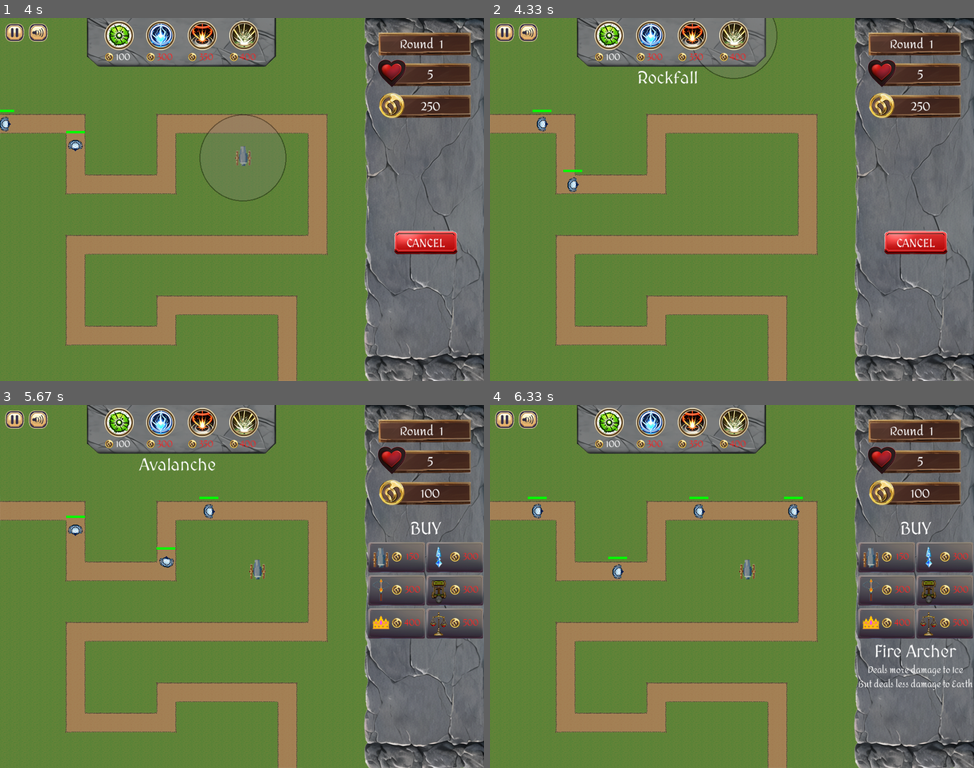
Above: before the commit, frames 1-4 (two rows, left to right).
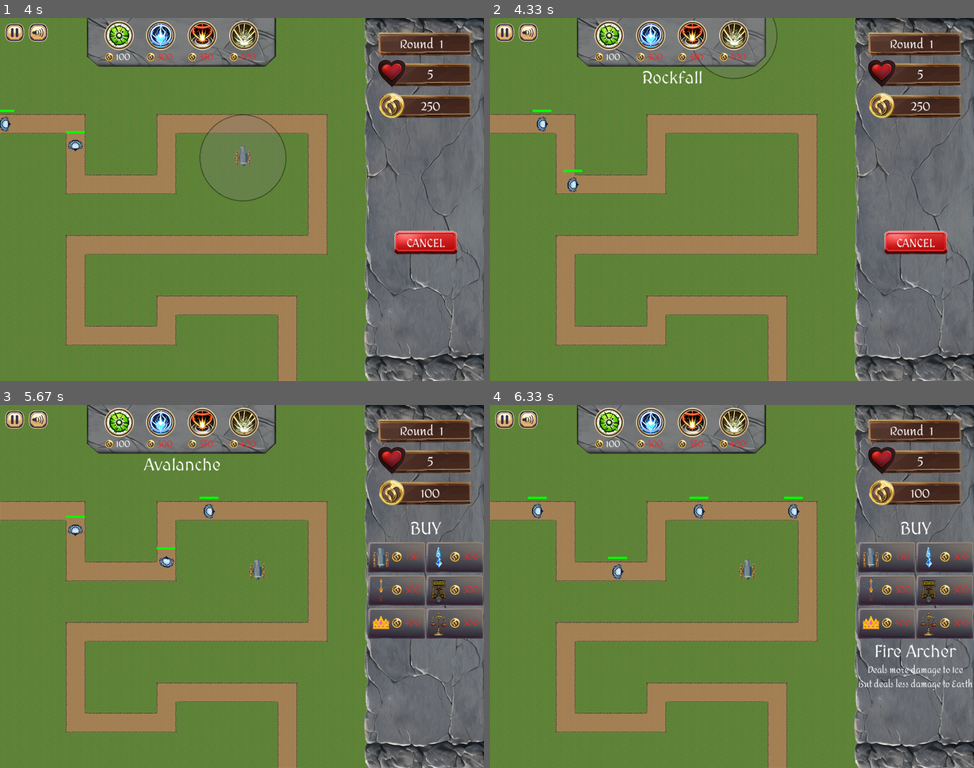
Above: after the commit, the same moments.

Repository: peter5454/PyGame
Game: pygame game, started from main.py
The game is run twice, just before and just after one commit, with the same random seed, the same clock (stepped at 60 frames per second) and the same inputs.
Inputs (mouse positions are in pixels of both pictures, inside the frame that each line leads up to):
- Up to frame 1 (4 s): click (242, 199) at 0.38 s; click "300" at 0.72 s; click "100" at 1.05 s; click (300, 232) at 1.38 s; click "START ROUND" at 1.72 s; click "400" at 2.05 s; click (159, 36) at 2.38 s; click (174, 123) at 2.72 s; click (367, 166) at 3.05 s; click (14, 32) at 3.38 s; click "RESUME" at 3.88 s
- Up to frame 2 (4.33 s): click "400" at 4.22 s
- Up to frame 3 (5.67 s): click (261, 571) at 4.55 s; click "300" at 4.88 s; click (169, 691) at 5.22 s; click (159, 423) at 5.55 s
- Up to frame 4 (6.33 s): click (654, 466) at 5.88 s; click (901, 582) at 6.22 s

Frame 1 is identical in both runs. In frame 2, 0.2% of the frame differs, in the area x 30-44%, y 14-19%; in frame 3, 0.3%, in the area x 28-46%, y 14-19%; in frame 4, nothing differs.

Commit message:
Add hover on save and load
Also center ability texts

Diff:
--- a/enemy.py
+++ b/enemy.py
@@ -20,6 +20,7 @@
         self.image = pg.transform.rotate(self.original_image, self.angle)
         self.rect = self.image.get_rect()
         self.rect.center = self.pos
+        self.type = ENEMY_DATA.get(enemy_type)["type"]
 
     def update(self, world):
         self.move(world)
@@ -65,6 +66,10 @@
             world.killed_enemies += 1
             #where money used to update
             self.kill()
+            if self.type == "golem":
+                world.points += 1
+            elif self.type == "giant":
+                world.points += 5
 
     def get_coords(self):
         return self.pos.x,self.pos.y
--- a/enemy_data.py
+++ b/enemy_data.py
@@ -54,31 +54,37 @@
     "ice_golem": {
         "health": 4,
         "element": "I",
-        "speed": 5
+        "speed": 5,
+        "type": "golem"
     },
     "fire_golem": {
         "health": 5,
         "element": "F",
-        "speed": 8
+        "speed": 8,
+        "type": "golem"
     },
     "earth_golem": {
         "health": 15,
         "element": "E",
-        "speed": 1.5
+        "speed": 1.5,
+        "type": "golem"
     },
     "ice_giant": {
         "health": 50,
         "element": "I",
-        "speed": 1.5
+        "speed": 1.5,
+        "type": "giant"
     },
     "fire_giant": {
         "health": 25,
         "element": "F",
-        "speed": 2
+        "speed": 2,
+        "type": "giant"
     },
     "earth_giant": {
         "health": 75,
         "element": "E",
-        "speed": 1
+        "speed": 1,
+        "type": "giant"
     }
 }
--- a/main.py
+++ b/main.py
@@ -38,7 +38,6 @@
 active_airstrike = None
 paused = False
 counter = 0
-save_error = False
 menu_counter = 0
 muted = False
 buy_round_song = False
@@ -150,7 +149,7 @@
 #selected tower
 cancel_button = Button(c.SCREEN_WIDTH - 190 ,450, cancel_image, "CANCEL",0,0,"alt_font",24)
 begin_button = Button(c.SCREEN_WIDTH - 242 ,670, start_image, "START ROUND",0,-2,"alt_font",30)
-restart_button = Button(((c.SCREEN_WIDTH)/2 - 110), (c.SCREEN_HEIGHT/2), menu_base_button_image, "RESTART",0,0,'alt_font',30)
+restart_button = Button(((c.SCREEN_WIDTH)/2 - 110), (c.SCREEN_HEIGHT/2) + 40, menu_base_button_image, "RESTART",0,0,'alt_font',30)
 upgrade_button = Button(c.SCREEN_WIDTH - 210, 290, upgrade_image,"UPGRADE",0,-13, "alt_font",22)
 sell_button = Button(c.SCREEN_WIDTH - 210, 360, sell_image, "SELL",0,-13,"alt_font",22)
 
@@ -521,6 +520,10 @@
   else:
     pressed_mute_button.draw2(screen)
 
+  if placing_ability:
+        airstrike_cancel_button.draw2(screen)
+  if selected_turret or placing_turrets:
+    cancel_button.draw2(screen)
 
 
 #game loop
@@ -836,7 +839,7 @@
         airstrike_ability.change_cost_color("grey100")
 
       if airstrike_ability.Hovered():
-        draw_text("Poison Pit",alt_text_font,(255,255,255), 375,125, True)
+        draw_text("Poison Pit",alt_text_font,(255,255,255), 385,125, True)
 
       if airstrike_ability.draw(screen):
         new_aristrike = airstrike("airstrike_1")
@@ -849,7 +852,7 @@
         airstrike_ability2.change_cost_color("grey100")
 
       if airstrike_ability2.Hovered():
-        draw_text("Avalanche",alt_text_font,(255,255,255), 375,125, True)
+        draw_text("Avalanche",alt_text_font,(255,255,255), 385,125, True)
 
       if airstrike_ability2.draw(screen):
         new_aristrike = airstrike("airstrike_2")
@@ -862,7 +865,7 @@
         airstrike_ability3.change_cost_color("grey100")
 
       if airstrike_ability3.Hovered():
-        draw_text("Fire Nova",alt_text_font,(255,255,255), 375,125, True)
+        draw_text("Fire Nova",alt_text_font,(255,255,255), 385,125, True)
 
       if airstrike_ability3.draw(screen):
         new_aristrike = airstrike("airstrike_3")
@@ -875,7 +878,7 @@
         airstrike_ability4.change_cost_color("grey100")
 
       if airstrike_ability4.Hovered():
-        draw_text("Rockfall",alt_text_font,(255,255,255), 375,125, True)
+        draw_text("Rockfall",alt_text_font,(255,255,255), 385,125, True)
       if airstrike_ability4.draw(screen):
         new_aristrike = airstrike("airstrike_4")
         placing_ability = True
@@ -937,10 +940,6 @@
     if paused == True:
 
       buttons_draw2()
-
-
-      if placing_ability or selected_turret or placing_turrets:
-        cancel_button.draw2(screen)
 
       if level_started == False:
         begin_button.draw2(screen)
@@ -999,21 +998,18 @@
         #load button
         if load_button.font_color != "grey60":
           load_button.change_text_color("grey60")
-        if load_button.draw2(screen):
-            save_error = True
+        if load_button.Hovered():
+          draw_text("Cannot load during combat", text_font, "grey100", c.SCREEN_WIDTH/2, (c.SCREEN_HEIGHT/2) + 260, centered=True)
+        load_button.draw2(screen)
 
         #save button
         if save_button.font_color != "grey60":
           save_button.change_text_color("grey60")
-        if save_button.draw2(screen):
-            save_error = True
-
-        if save_error == True:
-          draw_text("Can't save or load while in a round", error_font, (0, 0, 0), 250, 450)
-          draw_text("Wait until the end", error_font, (0, 0, 0), 350, 500)
+        if save_button.Hovered():
+          draw_text("Cannot save during combat", text_font, "grey100", c.SCREEN_WIDTH/2, (c.SCREEN_HEIGHT/2) + 260, centered=True)
+        save_button.draw2(screen)
 
       if resume_button.draw(screen):
-          save_error = False
           paused = False
           game_over = False
 
@@ -1045,12 +1041,14 @@
 
       if game_outcome == -1:
         draw_text("GAME OVER", large_font, "grey100", (c.SCREEN_WIDTH/2), (c.SCREEN_HEIGHT/2) - 80, centered=True)
+        draw_text("Final Score:" + str(world.points), large_font, "grey100", (c.SCREEN_WIDTH/2), (c.SCREEN_HEIGHT/2) - 20, centered=True)
         if Loss_song_played == False:
           Loss_song.play()
           Loss_song_played = True
 
       elif game_outcome == 1:
         draw_text("YOU WIN", large_font, "grey100", (c.SCREEN_WIDTH/2), (c.SCREEN_HEIGHT/2) - 80, centered=True)
+        draw_text("Final Score:" + str(world.points), large_font, "grey100", (c.SCREEN_WIDTH/2), (c.SCREEN_HEIGHT/2) - 20, centered=True)
         if Win_song_played == False:
           Win_song.play()
           Win_song_played = True
@@ -1062,6 +1060,7 @@
         level_started = False
         placing_turrets = False
         selected_turret = None
+        placing_ability = False
         buy_round_song = False
         last_enemy_spawn = pg.time.get_ticks()
         world = World(world_data, map_image)
--- a/world.py
+++ b/world.py
@@ -15,6 +15,7 @@
         self.spawned_enemies = 0
         self.killed_enemies = 0
         self.missed_enemies = 0
+        self.points = 0
 
     def process_data(self):
         #look through data to extract relevant info
@@ -43,6 +44,7 @@
 
     def check_level_complete(self):
         if (self.killed_enemies + self.missed_enemies) == len(self.enemy_list):
+            self.points += (5 * self.level)
             return True
 
     def reset_level(self):
